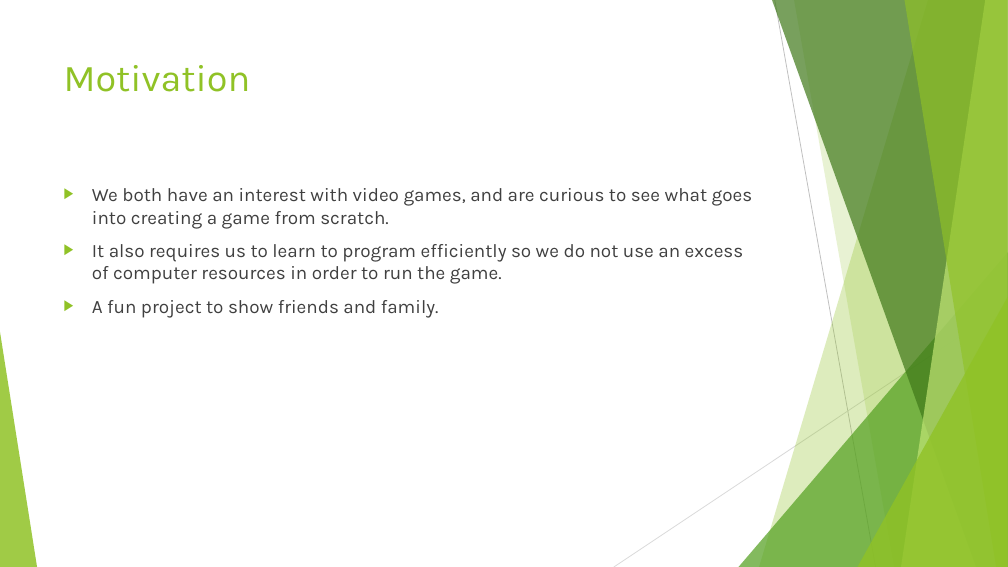
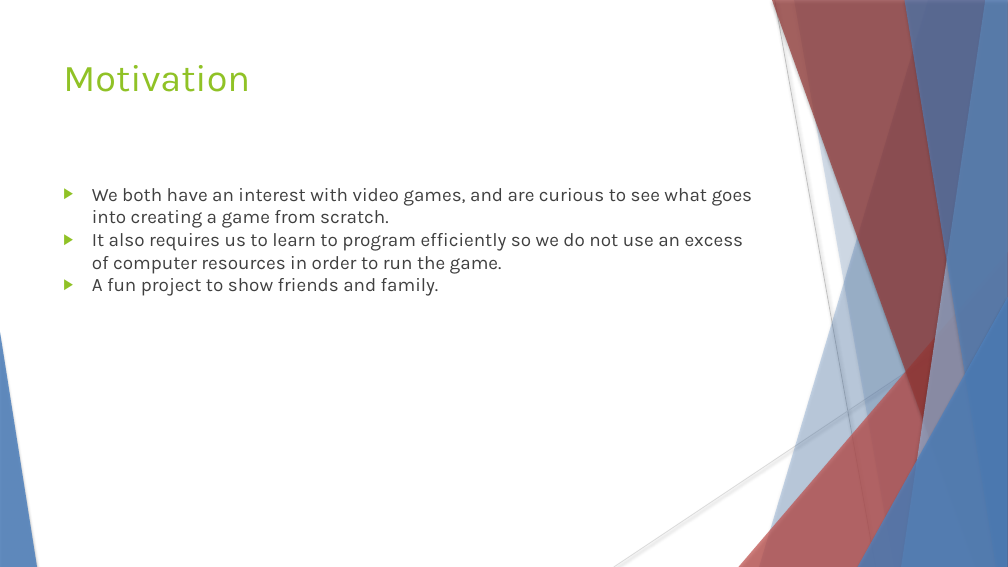
Before and after one commit to hanselrd/bubble-warrior-adventures, a slide deck: slide 3 of docs/presentation.pptx. Drawn at 1008x567 pixels with LibreOffice and Linux fonts; fonts in the diff are those of the drawing. Boxes give left, top, right and bottom in pixels: in the first picture for what was removed or moved away, otherwise in the second. Text is boxed around its words. In the diff, an @@ line names an element or a change of style, - is before the commit and + after.

```diff
--- a/docs/presentation.pptx
+++ b/docs/presentation.pptx
@@ freeform shape at bbox=[759, 0, 1008, 567]: fill #90C226 at 30% opacity to #4F81BD at 30% opacity; shadow on @@
@@ freeform shape at bbox=[772, 0, 1008, 567]: fill #3F7819 at 70% opacity to #953735 at 70% opacity; shadow on @@
@@ line (775, 0) - (876, 567): stroke #BFBFBF 0.75 pt to #BFBFBF 0.74 pt @@
@@ freeform shape at bbox=[794, 0, 1008, 567]: fill #90C226 at 20% opacity to #4F81BD at 20% opacity; shadow on; outline redrawn @@
@@ freeform shape at bbox=[901, 0, 1008, 567]: fill #C0E474 at 70% opacity to #95B3D7 at 70% opacity; shadow on @@
@@ freeform shape at bbox=[904, 0, 1008, 567]: fill #90C226 at 65% opacity to #4F81BD at 65% opacity; shadow on @@
@@ text "We both have an interest ..." at bbox=[92, 188, 753, 296]: indent changed; less space between paragraphs @@
@@ triangle at bbox=[739, 252, 1008, 567]: fill #54A021 at 72% opacity to #C0504D at 72% opacity; shadow on @@
@@ triangle at bbox=[858, 297, 1008, 567]: fill #90C226 at 80% opacity to #4F81BD at 80% opacity; shadow on @@
@@ line (1008, 305) - (614, 567): stroke #D9D9D9 0.75 pt to #D9D9D9 0.74 pt @@
@@ triangle at bbox=[0, 332, 37, 567]: fill #90C226 at 85% opacity to #4F81BD at 85% opacity; shadow on @@
```
Also in this commit, not shown: 5 other slides changed, 1 slide added, 1 slide removed.
